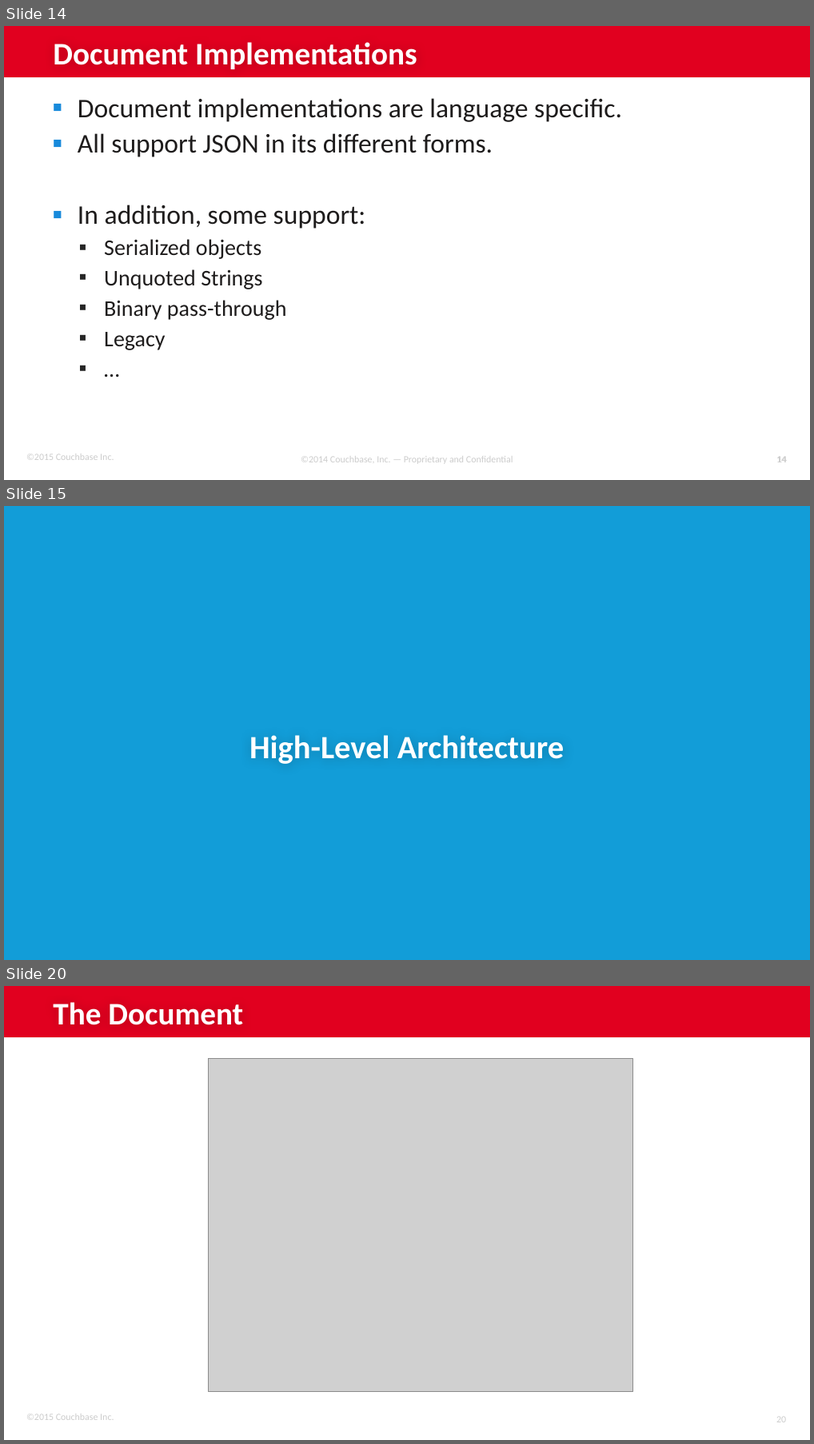
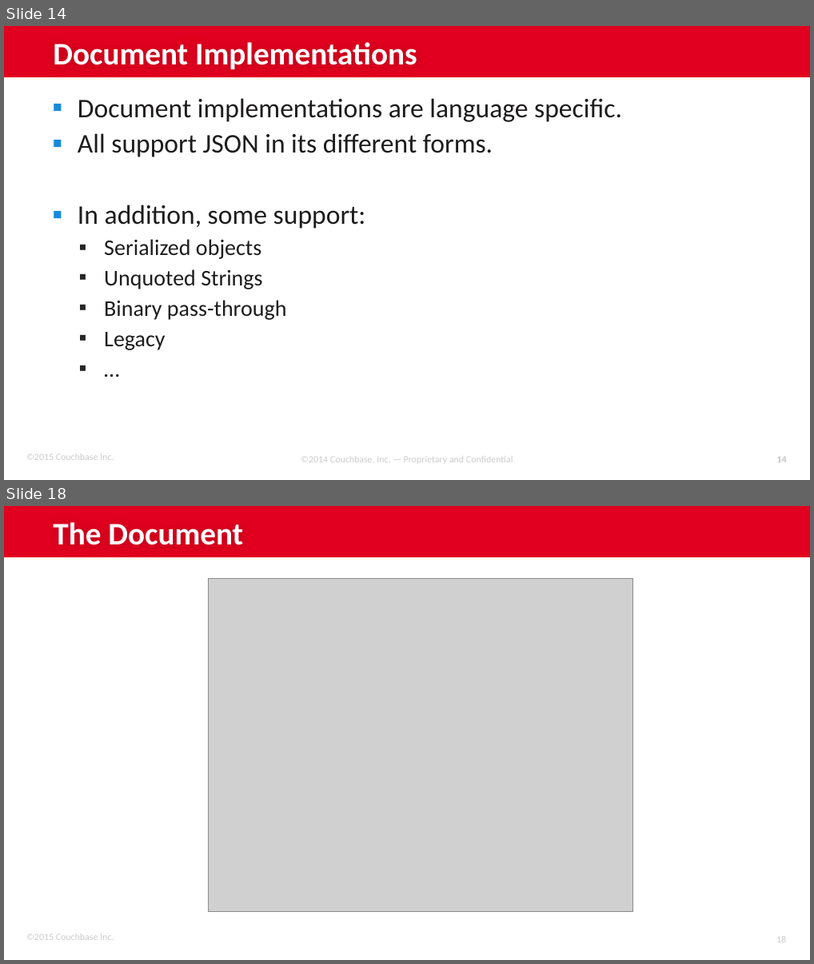
Before and after one commit to subalakr/workshop, a slide deck: server/presentations/Lec-02_Programming_Couchbase.pptx. Shown one above the other, each under a label of ours: slides 14, 15 and 20 before the commit, slides 14 and 18 after it; the slides between them are not shown. The pictures are 814x1444 and 814x964 pixels, drawn with LibreOffice and Linux fonts; fonts in the diff are those of the drawing; grey boxes stand for pictures; background and template pictures are left out. Boxes give left, top, right and bottom in pixels: in the first picture for what was removed or moved away, otherwise in the second. Text is boxed around its words. In the diff, an @@ line names an element or a change of style, - is before the commit and + after.

```diff
--- a/server/presentations/Lec-02_Programming_Couchbase.pptx
+++ b/server/presentations/Lec-02_Programming_Couchbase.pptx
@@ slide 15 removed at <box>4,506,810,960</box>, background #129DD8 @@
@@ title removed at <box>250,735,564,764</box> @@
-High-Level Architecture
@@ what was slide 20 is now slide 18 @@
```
Also in this commit, not shown: 7 slides changed, 3 slides added, 3 other slides removed, 9 other files.
